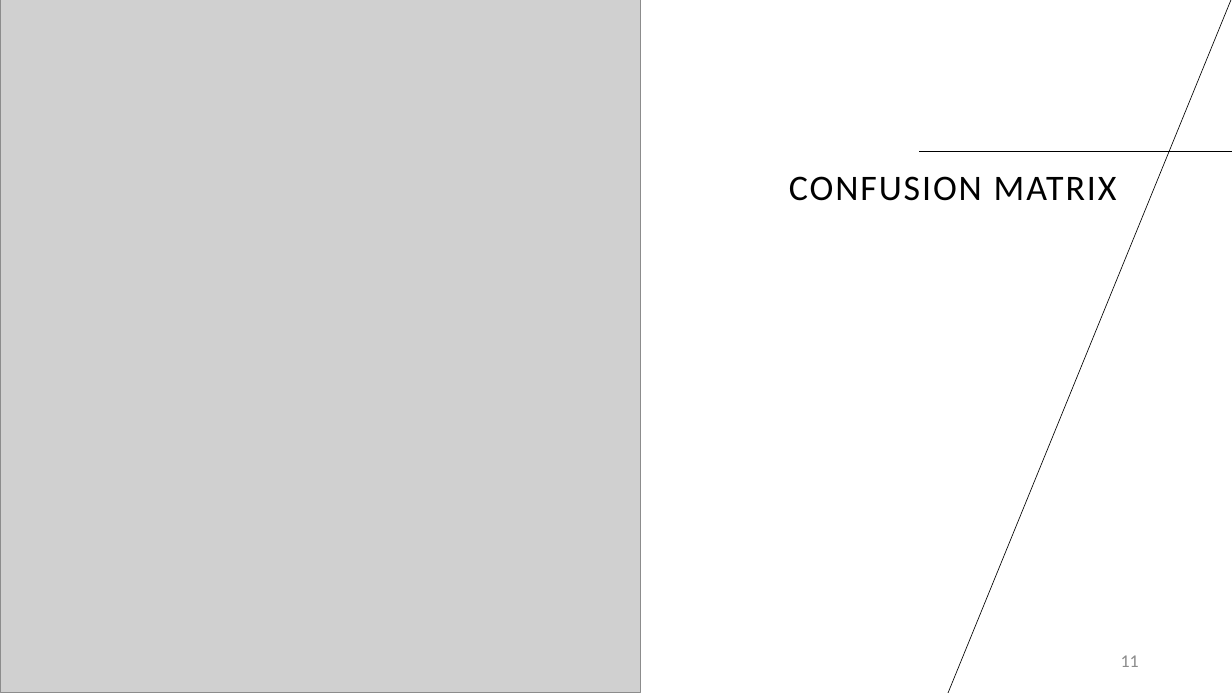
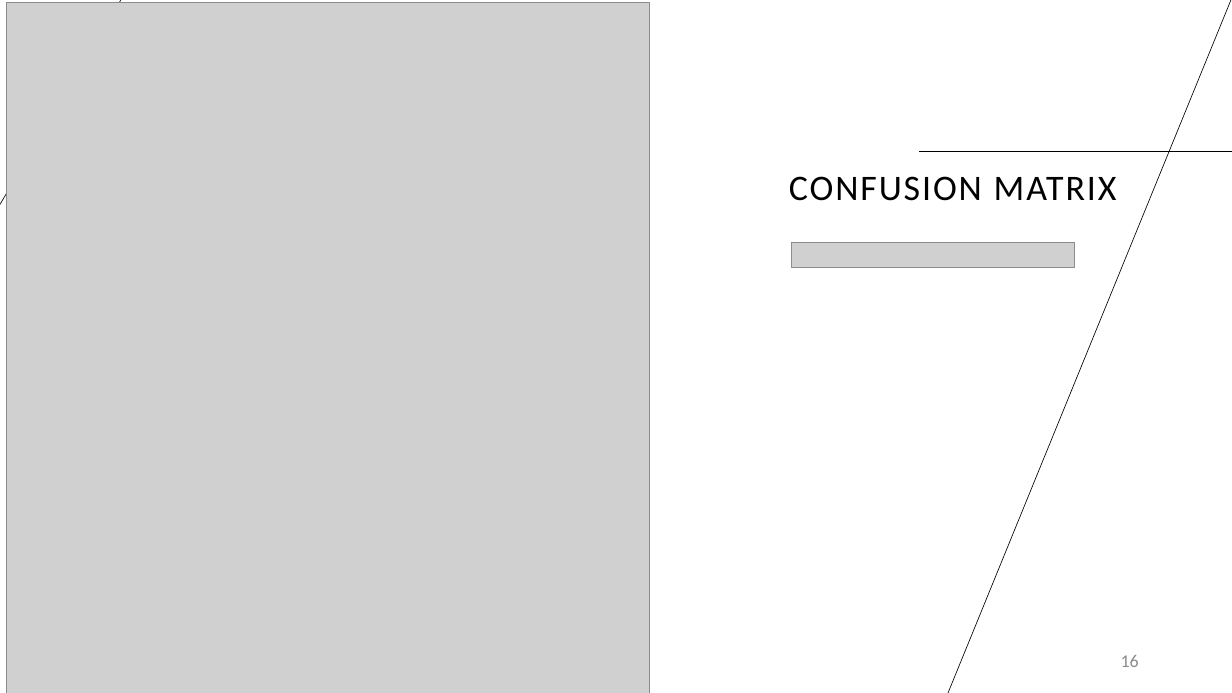
Before and after one commit to Hugo-Leyx-valade/projet-ML, a slide deck: slide 16 of Spotiflop_ML.pptx (slide 11 before the commit). Drawn at 1232x693 pixels with LibreOffice and Linux fonts; fonts in the diff are those of the drawing; grey boxes stand for pictures. Boxes give left, top, right and bottom in pixels: in the first picture for what was removed or moved away, otherwise in the second. Text is boxed around its words. In the diff, an @@ line names an element or a change of style, - is before the commit and + after.

```diff
--- a/Spotiflop_ML.pptx
+++ b/Spotiflop_ML.pptx
@@ picture: place and size @@
-picture at <box>0,0,640,693</box>
+picture at <box>6,3,649,693</box>
@@ picture added at <box>792,242,1075,267</box> @@
@@ page number at <box>1121,655,1139,667</box>: text changed @@
-11
+16
```
Also in this commit, not shown: 7 slides added, 1 slide removed.
